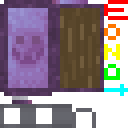
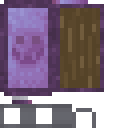
Two versions of the same layered image (w=128, h=128). Layer-by-layer changes:
painted on "shield_obsidian.png" over [104, 0, 128, 96]
